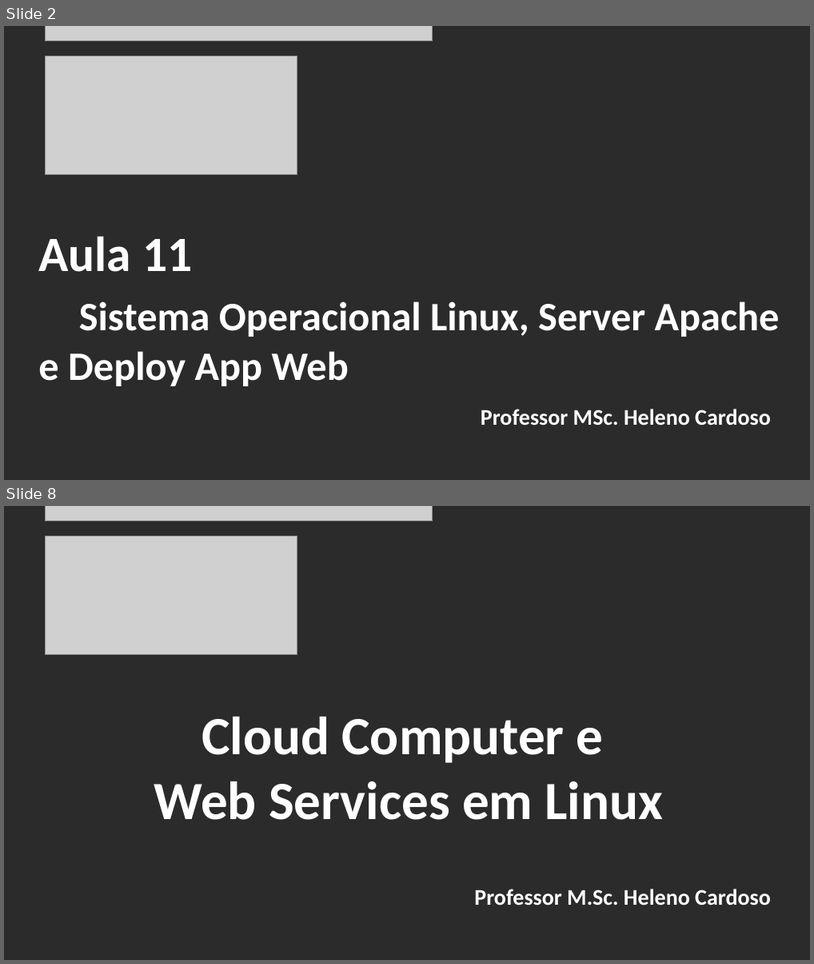
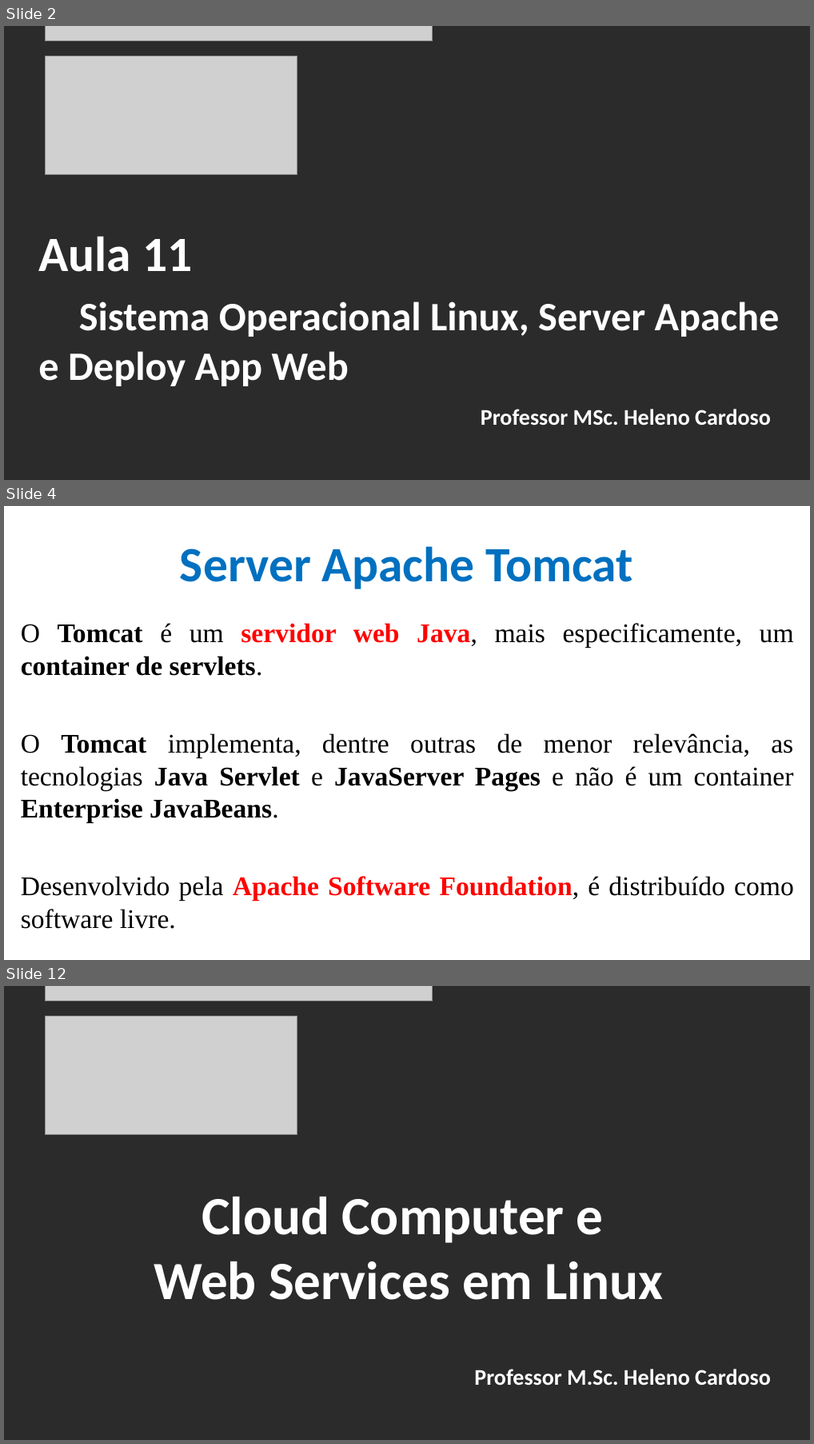
Before and after one commit to CloudEducationBrazil/WydenComputacaoNuvemWebServicesLinux, a slide deck: 01 Classes/Aula 11 - Computação em Nuvem e Web Services em Linux e Web Apache.pptx. Shown one above the other, each under a label of ours: slides 2 and 8 before the commit, slides 2, 4 and 12 after it; the slides between them are not shown. The pictures are 814x964 and 814x1444 pixels, drawn with LibreOffice and Linux fonts; fonts in the diff are those of the drawing; grey boxes stand for pictures; background and template pictures are left out; a plain dark background stands for a picture behind light text. Boxes give left, top, right and bottom in pixels: in the first picture for what was removed or moved away, otherwise in the second. Text is boxed around its words. In the diff, an @@ line names an element or a change of style, - is before the commit and + after.

Commit message:
Aula 11 Server APACHE 20042023

```diff
--- a/01 Classes/Aula 11 - Computação em Nuvem e Web Services em Linux e Web Apache.pptx
+++ b/01 Classes/Aula 11 - Computação em Nuvem e Web Services em Linux e Web Apache.pptx
@@ slide 4 added at bbox=[4, 506, 810, 960], background picture (left out) @@
@@ title added at bbox=[180, 546, 634, 589], 44 pt, text #0070C0, bold @@
+Server Apache Tomcat
@@ text added at bbox=[21, 623, 794, 928], 24 pt, text #000000 @@
+O Tomcat é um servidor web Java, mais especificamente, um container de servlets.
+O Tomcat implementa, dentre outras de menor relevância, as tecnologias Java Servlet e JavaServer Pages e não é um container Enterprise JavaBeans.
+Desenvolvido pela Apache Software Foundation, é distribuído como software livre.
@@ what was slide 8 is now slide 12 @@
```
Also in this commit, not shown: 5 slides changed, 3 other slides added.
